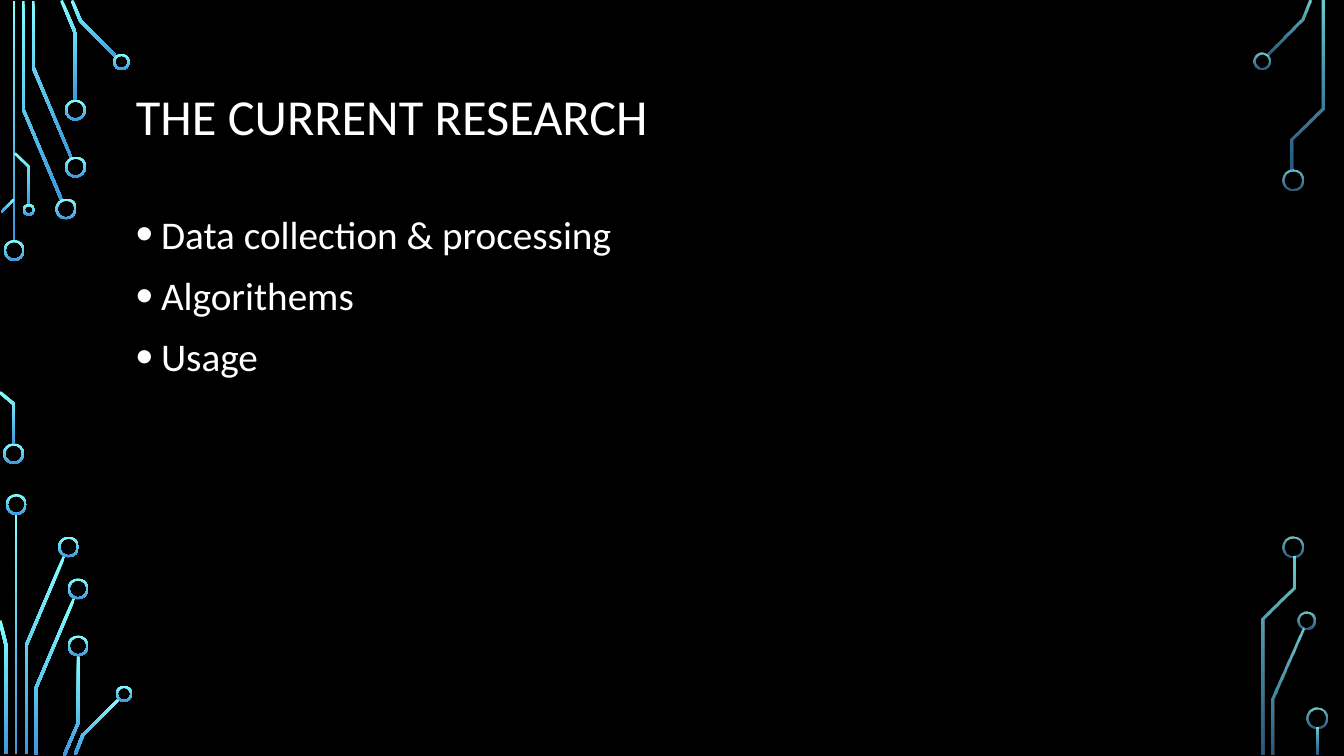
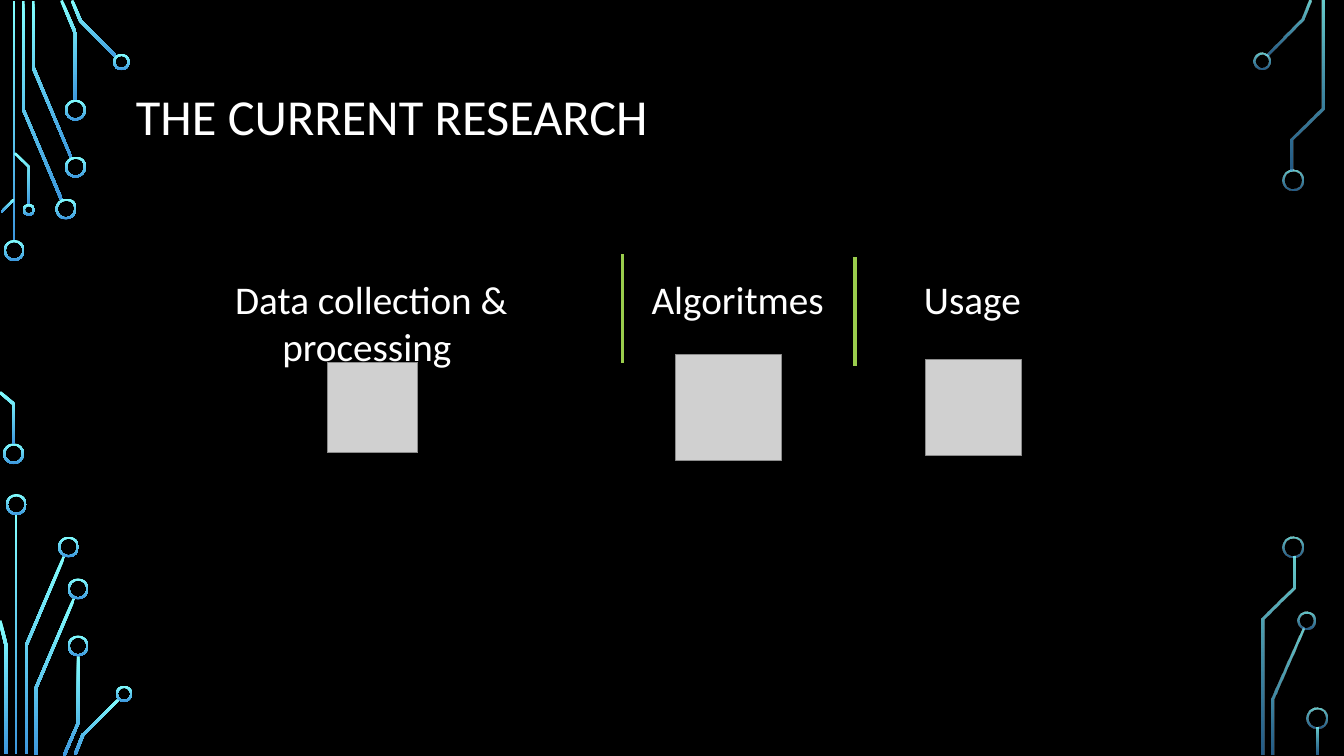
Before and after one commit to RuneHeick/Speciale, a slide deck: slide 4 of Præsentation/presentation.pptx. Drawn at 1344x756 pixels with LibreOffice and Linux fonts; fonts in the diff are those of the drawing; grey boxes stand for pictures; background and template pictures are left out. Boxes give left, top, right and bottom in pixels: in the first picture for what was removed or moved away, otherwise in the second. Text is boxed around its words. In the diff, an @@ line names an element or a change of style, - is before the commit and + after.

```diff
--- a/Præsentation/presentation.pptx
+++ b/Præsentation/presentation.pptx
@@ text "Data collection & processing": place and size @@
-text "Data collection & processing" at <box>161,221,611,378</box>
+text "Data collection & processing" at <box>235,286,472,372</box>
@@ text "Data collection & processing" at <box>235,286,472,372</box>: alignment left to centre; bullet • to none @@
@@ line added from (623, 254) to (623, 363), #9ACD4C 2.25 pt @@
@@ line added from (855, 257) to (855, 366), #9ACD4C 2.25 pt @@
@@ text at <box>161,282,354,378</box>: paragraphs removed @@
-• Algorithems
-• Usage
@@ text added at <box>652,286,824,321</box>, 28 pt, text #FFFFFF @@
+Algoritmes
@@ text added at <box>924,289,1021,321</box>, 28 pt, text #FFFFFF @@
+Usage
@@ picture added at <box>677,355,782,461</box> @@
@@ picture added at <box>328,362,418,453</box> @@
@@ picture added at <box>926,360,1021,456</box> @@
```
Also in this commit, not shown: 13 other slides changed, 2 slides added, 1 slide removed, 1 other file.
